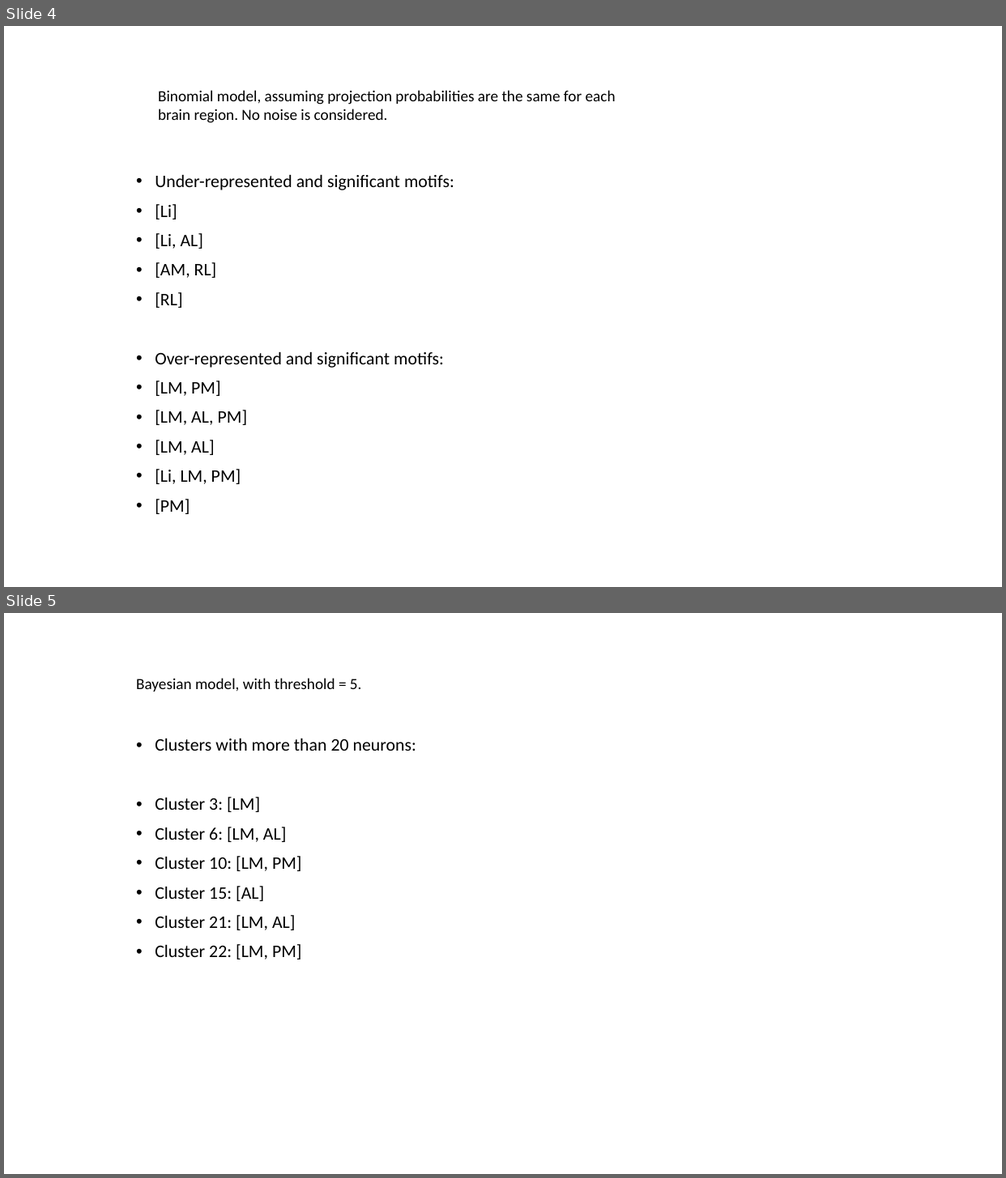
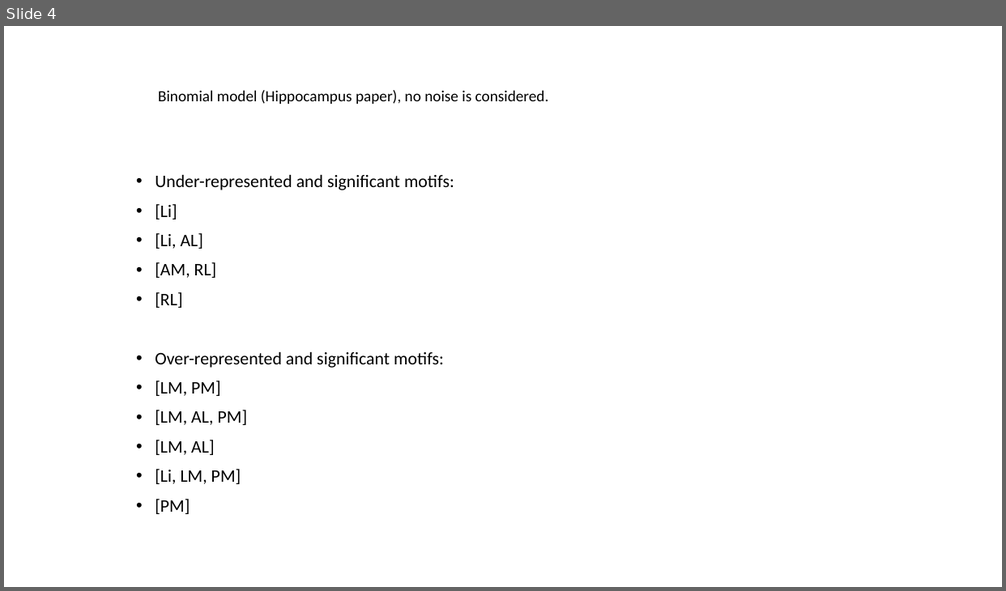
Before and after one commit to jinluliu550/MAPseq_analysis, a slide deck: jinlu/Hans-data-comparison.pptx. Shown one above the other, each under a label of ours: slides 4 and 5 before the commit, slide 4 after it. The pictures are 1006x1178 and 1006x591 pixels, drawn with LibreOffice and Linux fonts; fonts in the diff are those of the drawing. Boxes give left, top, right and bottom in pixels: in the first picture for what was removed or moved away, otherwise in the second. Text is boxed around its words. In the diff, an @@ line names an element or a change of style, - is before the commit and + after.

```diff
--- a/jinlu/Hans-data-comparison.pptx
+++ b/jinlu/Hans-data-comparison.pptx
@@ slide 5 removed at [4,613,1002,1174], background #FFFFFF @@
@@ text removed at [136,678,362,692] @@
-Bayesian model, with threshold = 5.
@@ text removed at [155,739,416,960] @@
-• Clusters with more than 20 neurons:
-• Cluster 3: [LM]
-• Cluster 6: [LM, AL]
-• Cluster 10: [LM, PM]
-• Cluster 15: [AL]
-• Cluster 21: [LM, AL]
-• Cluster 22: [LM, PM]
@@ slide 4 changed as well @@
@@ text at [158,90,549,104]: text changed @@
-Binomial model, assuming projection probabilities are the same for each brain region. No noise is considered.
+Binomial model (Hippocampus paper), no noise is considered.
```
Also in this commit, not shown: 4 other slides changed, 1 slide added, 2 other slides removed.
